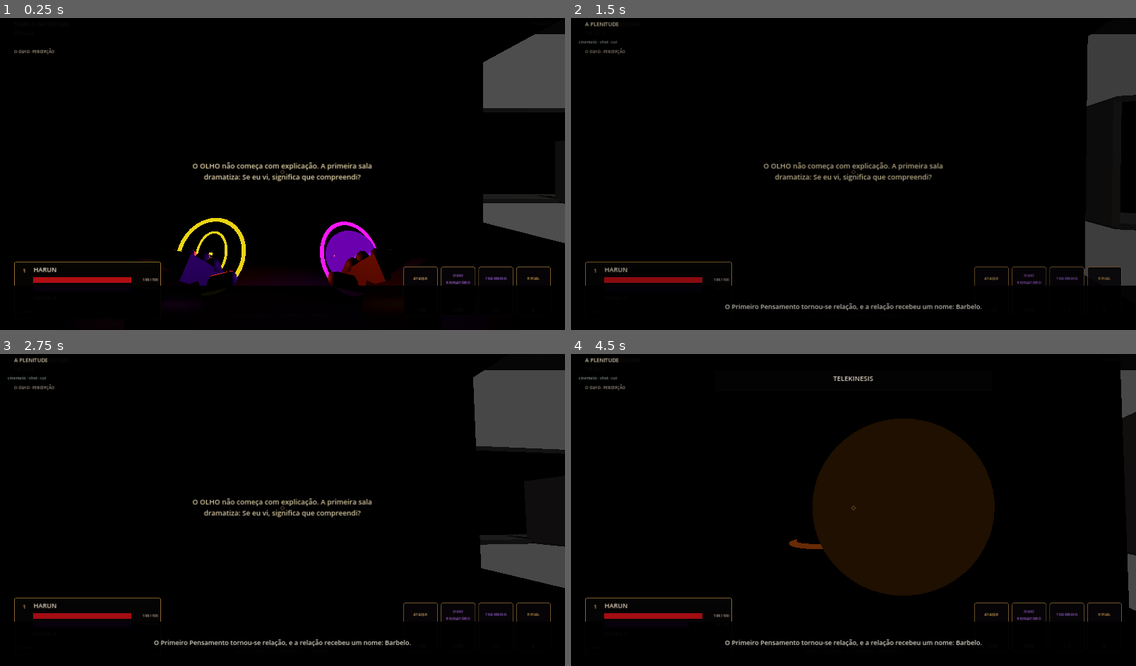
Above: before the commit, frames 1-4 (two rows, left to right).
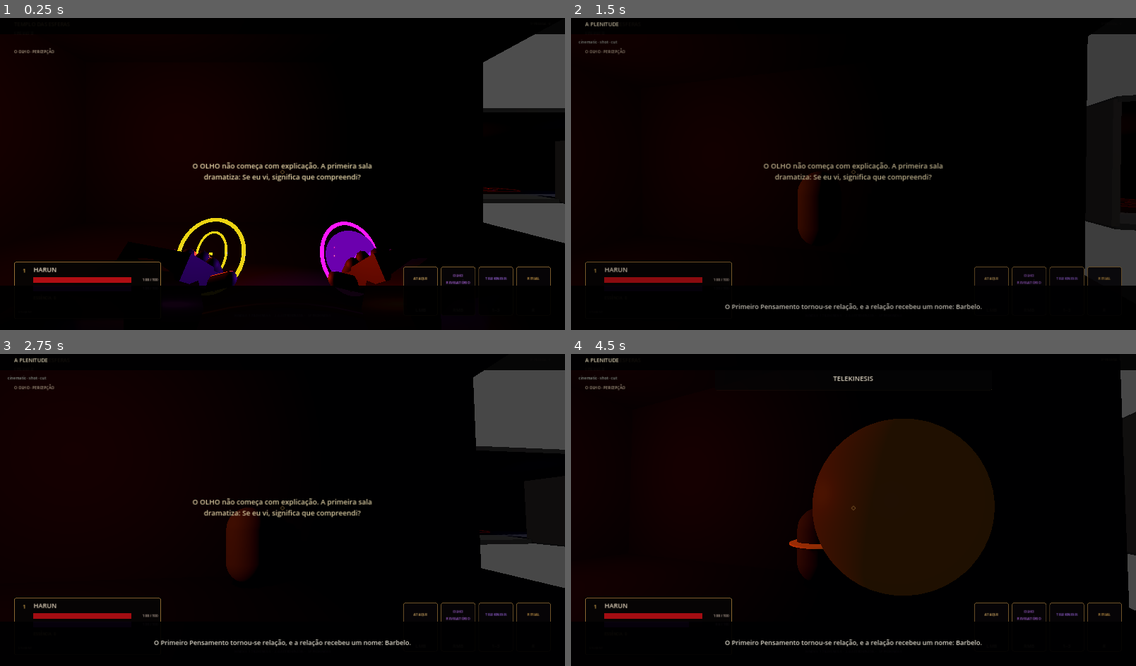
Above: after the commit, the same moments.

Repository: neuralSynapse/societaselectorum
Game: Godot game, scene res://scenes/boot/Main.tscn
Two runs of this game, one before a commit and one after it. Both use one fixed random seed, a clock stepped at 60 frames per second and the inputs below.
Inputs (mouse positions are in pixels of both pictures, inside the frame that each line leads up to):
- Up to frame 1 (0.25 s): no input
- Up to frame 2 (1.5 s): tap Enter (ui_accept) at 0.5 s; move the mouse to (881, 170) at 0.52 s; hold V (camera_toggle) 0.53-1.28 s; hold W (move_forward) from 0.53 s (still down); tap Space (jump) at 0.77 s; move the mouse to (825, 174) at 1.27 s; tap C (consume) at 1.35 s
- Up to frame 3 (2.75 s): keep holding W (move_forward); tap Space (jump) at 1.52 s; tap Enter (ui_accept) at 2 s; move the mouse to (293, 500) at 2.02 s; hold Q (dodge) from 2.03 s (still down)
- Up to frame 4 (4.5 s): keep holding W (move_forward); move the mouse to (847, 513) at 2.77 s; release Q (dodge) at 2.78 s; tap R (instrument) at 2.85 s; tap Space (jump) at 3.02, 3.77 s; move the mouse to (893, 510) at 3.52 s; hold E (interact) 3.53-4.28 s; move the mouse to (808, 503) at 4.27 s; tap 1 (kinesis_1) at 4.35 s

The runs differ from the first frame. In frame 1, 0.1% of the frame differs, in the area x 30-93%, y 54-85%; in frame 2, 0.6%; in frame 3, 1.0%; in frame 4, 1.7%, in the area x 38-50%, y 25-72%.

Commit message:
feat: give combat rooms gothic occult material and lighting language

Diff:
--- a/game/chronica-harun/scenes/rooms/RoomShell.tscn
+++ b/game/chronica-harun/scenes/rooms/RoomShell.tscn
@@ -1,111 +1,241 @@
-[gd_scene load_steps=11 format=3]
+[gd_scene load_steps=16 format=3]
+
 [ext_resource type="Script" path="res://scripts/generation/RoomShell.gd" id="1"]
+
+[sub_resource type="StandardMaterial3D" id="DarkStoneMaterial"]
+albedo_color = Color(0.055, 0.044, 0.04, 1)
+metallic = 0.12
+roughness = 0.82
+
+[sub_resource type="StandardMaterial3D" id="DarkCeilingMaterial"]
+albedo_color = Color(0.025, 0.021, 0.022, 1)
+metallic = 0.18
+roughness = 0.76
+
+[sub_resource type="StandardMaterial3D" id="RitualMetalMaterial"]
+albedo_color = Color(0.25, 0.115, 0.03, 1)
+metallic = 0.82
+roughness = 0.28
+emission_enabled = true
+emission = Color(0.28, 0.045, 0.008, 1)
+emission_energy_multiplier = 0.55
+
 [sub_resource type="BoxMesh" id="FloorMesh"]
 size = Vector3(10, 0.2, 10)
+
 [sub_resource type="BoxShape3D" id="FloorShape"]
 size = Vector3(10, 0.2, 10)
+
 [sub_resource type="BoxMesh" id="WallNSMesh"]
 size = Vector3(10, 4.2, 0.22)
+
 [sub_resource type="BoxShape3D" id="WallNSShape"]
 size = Vector3(10, 4.2, 0.22)
+
 [sub_resource type="BoxMesh" id="WallEWMesh"]
 size = Vector3(0.22, 4.2, 10)
+
 [sub_resource type="BoxShape3D" id="WallEWShape"]
 size = Vector3(0.22, 4.2, 10)
+
 [sub_resource type="BoxShape3D" id="TriggerShape"]
 size = Vector3(8.6, 3.2, 8.6)
+
 [sub_resource type="BoxMesh" id="DoorMesh"]
 size = Vector3(2.2, 3.2, 0.15)
+
 [sub_resource type="BoxShape3D" id="DoorShape"]
 size = Vector3(2.2, 3.2, 0.15)
 
+[sub_resource type="TorusMesh" id="FloorSigilMesh"]
+inner_radius = 1.82
+outer_radius = 1.91
+rings = 48
+ring_segments = 8
+
+[sub_resource type="TorusMesh" id="FloorSigilInnerMesh"]
+inner_radius = 0.88
+outer_radius = 0.94
+rings = 40
+ring_segments = 8
+
 [node name="RoomShell" type="Node3D"]
 script = ExtResource("1")
+
 [node name="Floor" type="StaticBody3D" parent="."]
 collision_layer = 2
+
 [node name="Mesh" type="MeshInstance3D" parent="Floor"]
 mesh = SubResource("FloorMesh")
+material_override = SubResource("DarkStoneMaterial")
+
 [node name="CollisionShape3D" type="CollisionShape3D" parent="Floor"]
 shape = SubResource("FloorShape")
+
 [node name="Ceiling" type="MeshInstance3D" parent="."]
-position = Vector3(0,4.2,0)
+position = Vector3(0, 4.2, 0)
 mesh = SubResource("FloorMesh")
+material_override = SubResource("DarkCeilingMaterial")
+
 [node name="NorthWall" type="StaticBody3D" parent="."]
-position = Vector3(0,2.1,-5)
-collision_layer = 2
+position = Vector3(0, 2.1, -5)
+collision_layer = 2
+
 [node name="Mesh" type="MeshInstance3D" parent="NorthWall"]
 mesh = SubResource("WallNSMesh")
+material_override = SubResource("DarkStoneMaterial")
+
 [node name="CollisionShape3D" type="CollisionShape3D" parent="NorthWall"]
 shape = SubResource("WallNSShape")
+
 [node name="SouthWall" type="StaticBody3D" parent="."]
-position = Vector3(0,2.1,5)
-collision_layer = 2
+position = Vector3(0, 2.1, 5)
+collision_layer = 2
+
 [node name="Mesh" type="MeshInstance3D" parent="SouthWall"]
 mesh = SubResource("WallNSMesh")
+material_override = SubResource("DarkStoneMaterial")
+
 [node name="CollisionShape3D" type="CollisionShape3D" parent="SouthWall"]
 shape = SubResource("WallNSShape")
+
 [node name="EastWall" type="StaticBody3D" parent="."]
-position = Vector3(5,2.1,0)
-collision_layer = 2
+position = Vector3(5, 2.1, 0)
+collision_layer = 2
+
 [node name="Mesh" type="MeshInstance3D" parent="EastWall"]
 mesh = SubResource("WallEWMesh")
+material_override = SubResource("DarkStoneMaterial")
+
 [node name="CollisionShape3D" type="CollisionShape3D" parent="EastWall"]
 shape = SubResource("WallEWShape")
+
 [node name="WestWall" type="StaticBody3D" parent="."]
-position = Vector3(-5,2.1,0)
-collision_layer = 2
+position = Vector3(-5, 2.1, 0)
+collision_layer = 2
+
 [node name="Mesh" type="MeshInstance3D" parent="WestWall"]
 mesh = SubResource("WallEWMesh")
+material_override = SubResource("DarkStoneMaterial")
+
 [node name="CollisionShape3D" type="CollisionShape3D" parent="WestWall"]
 shape = SubResource("WallEWShape")
+
+[node name="FloorSigil" type="Node3D" parent="."]
+position = Vector3(0, 0.115, 0)
+
+[node name="Outer" type="MeshInstance3D" parent="FloorSigil"]
+mesh = SubResource("FloorSigilMesh")
+material_override = SubResource("RitualMetalMaterial")
+cast_shadow = 0
+
+[node name="Inner" type="MeshInstance3D" parent="FloorSigil"]
+rotation = Vector3(0, 0.37, 0)
+mesh = SubResource("FloorSigilInnerMesh")
+material_override = SubResource("RitualMetalMaterial")
+cast_shadow = 0
+
+[node name="AxisNS" type="MeshInstance3D" parent="FloorSigil"]
+scale = Vector3(0.035, 0.025, 3.2)
+mesh = SubResource("DoorMesh")
+material_override = SubResource("RitualMetalMaterial")
+cast_shadow = 0
+
+[node name="AxisEW" type="MeshInstance3D" parent="FloorSigil"]
+rotation = Vector3(0, 1.5708, 0)
+scale = Vector3(0.035, 0.025, 3.2)
+mesh = SubResource("DoorMesh")
+material_override = SubResource("RitualMetalMaterial")
+cast_shadow = 0
+
+[node name="WarmKeyLight" type="OmniLight3D" parent="."]
+position = Vector3(-2.7, 2.25, -2.2)
+light_color = Color(1, 0.31, 0.09, 1)
+light_energy = 1.35
+omni_range = 7.0
+omni_attenuation = 1.4
+shadow_enabled = true
+
+[node name="VioletRimLight" type="OmniLight3D" parent="."]
+position = Vector3(2.8, 1.7, 2.6)
+light_color = Color(0.38, 0.07, 0.78, 1)
+light_energy = 0.58
+omni_range = 5.6
+omni_attenuation = 1.7
+shadow_enabled = false
+
 [node name="EncounterTrigger" type="Area3D" parent="."]
-position = Vector3(0,1.6,0)
+position = Vector3(0, 1.6, 0)
 collision_mask = 1
+
 [node name="CollisionShape3D" type="CollisionShape3D" parent="EncounterTrigger"]
 shape = SubResource("TriggerShape")
+
 [node name="DoorSet" type="Node3D" parent="."]
+
 [node name="NorthDoor" type="StaticBody3D" parent="DoorSet"]
 visible = false
-position = Vector3(0,1.6,-4.92)
-collision_layer = 0
+position = Vector3(0, 1.6, -4.92)
+collision_layer = 0
+
 [node name="Mesh" type="MeshInstance3D" parent="DoorSet/NorthDoor"]
 mesh = SubResource("DoorMesh")
+material_override = SubResource("RitualMetalMaterial")
+
 [node name="CollisionShape3D" type="CollisionShape3D" parent="DoorSet/NorthDoor"]
 shape = SubResource("DoorShape")
+
 [node name="SouthDoor" type="StaticBody3D" parent="DoorSet"]
 visible = false
-position = Vector3(0,1.6,4.92)
-collision_layer = 0
+position = Vector3(0, 1.6, 4.92)
+collision_layer = 0
+
 [node name="Mesh" type="MeshInstance3D" parent="DoorSet/SouthDoor"]
 mesh = SubResource("DoorMesh")
+material_override = SubResource("RitualMetalMaterial")
+
 [node name="CollisionShape3D" type="CollisionShape3D" parent="DoorSet/SouthDoor"]
 shape = SubResource("DoorShape")
+
 [node name="EastDoor" type="StaticBody3D" parent="DoorSet"]
 visible = false
-position = Vector3(4.92,1.6,0)
-rotation = Vector3(0,1.5708,0)
-collision_layer = 0
+position = Vector3(4.92, 1.6, 0)
+rotation = Vector3(0, 1.5708, 0)
+collision_layer = 0
+
 [node name="Mesh" type="MeshInstance3D" parent="DoorSet/EastDoor"]
 mesh = SubResource("DoorMesh")
+material_override = SubResource("RitualMetalMaterial")
+
 [node name="CollisionShape3D" type="CollisionShape3D" parent="DoorSet/EastDoor"]
 shape = SubResource("DoorShape")
+
 [node name="WestDoor" type="StaticBody3D" parent="DoorSet"]
 visible = false
-position = Vector3(-4.92,1.6,0)
-rotation = Vector3(0,1.5708,0)
-collision_layer = 0
+position = Vector3(-4.92, 1.6, 0)
+rotation = Vector3(0, 1.5708, 0)
+collision_layer = 0
+
 [node name="Mesh" type="MeshInstance3D" parent="DoorSet/WestDoor"]
 mesh = SubResource("DoorMesh")
+material_override = SubResource("RitualMetalMaterial")
+
 [node name="CollisionShape3D" type="CollisionShape3D" parent="DoorSet/WestDoor"]
 shape = SubResource("DoorShape")
+
 [node name="SpawnAnchors" type="Node3D" parent="."]
+
 [node name="Spawn1" type="Marker3D" parent="SpawnAnchors"]
-position = Vector3(-2.2,0.15,-2.2)
+position = Vector3(-2.2, 0.15, -2.2)
+
 [node name="Spawn2" type="Marker3D" parent="SpawnAnchors"]
-position = Vector3(2.2,0.15,-2.2)
+position = Vector3(2.2, 0.15, -2.2)
+
 [node name="Spawn3" type="Marker3D" parent="SpawnAnchors"]
-position = Vector3(-2.2,0.15,2.2)
+position = Vector3(-2.2, 0.15, 2.2)
+
 [node name="Spawn4" type="Marker3D" parent="SpawnAnchors"]
-position = Vector3(2.2,0.15,2.2)
+position = Vector3(2.2, 0.15, 2.2)
+
 [node name="PickupAnchor" type="Marker3D" parent="."]
-position = Vector3(0,0.4,0)
+position = Vector3(0, 0.4, 0)
